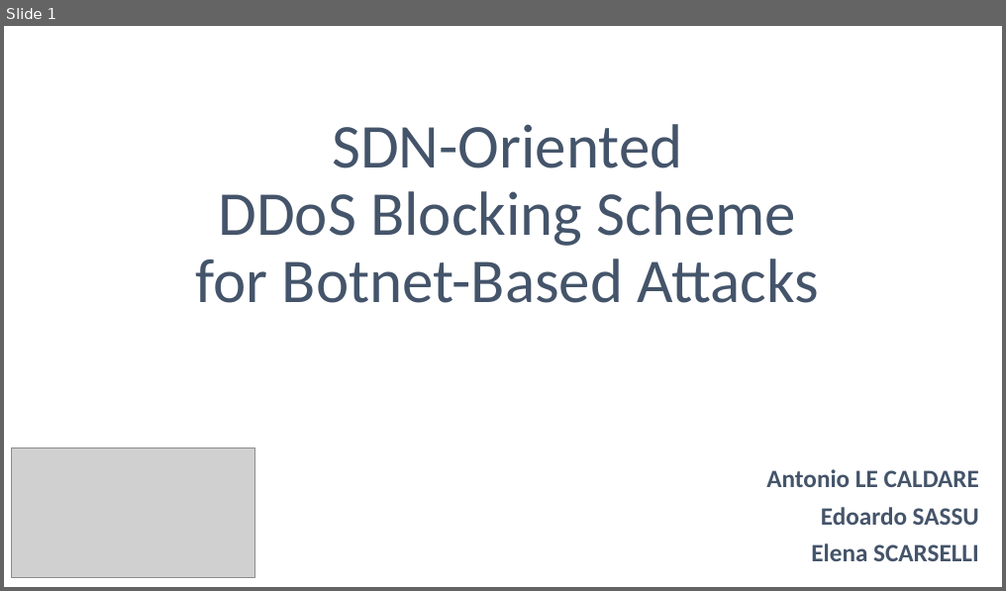
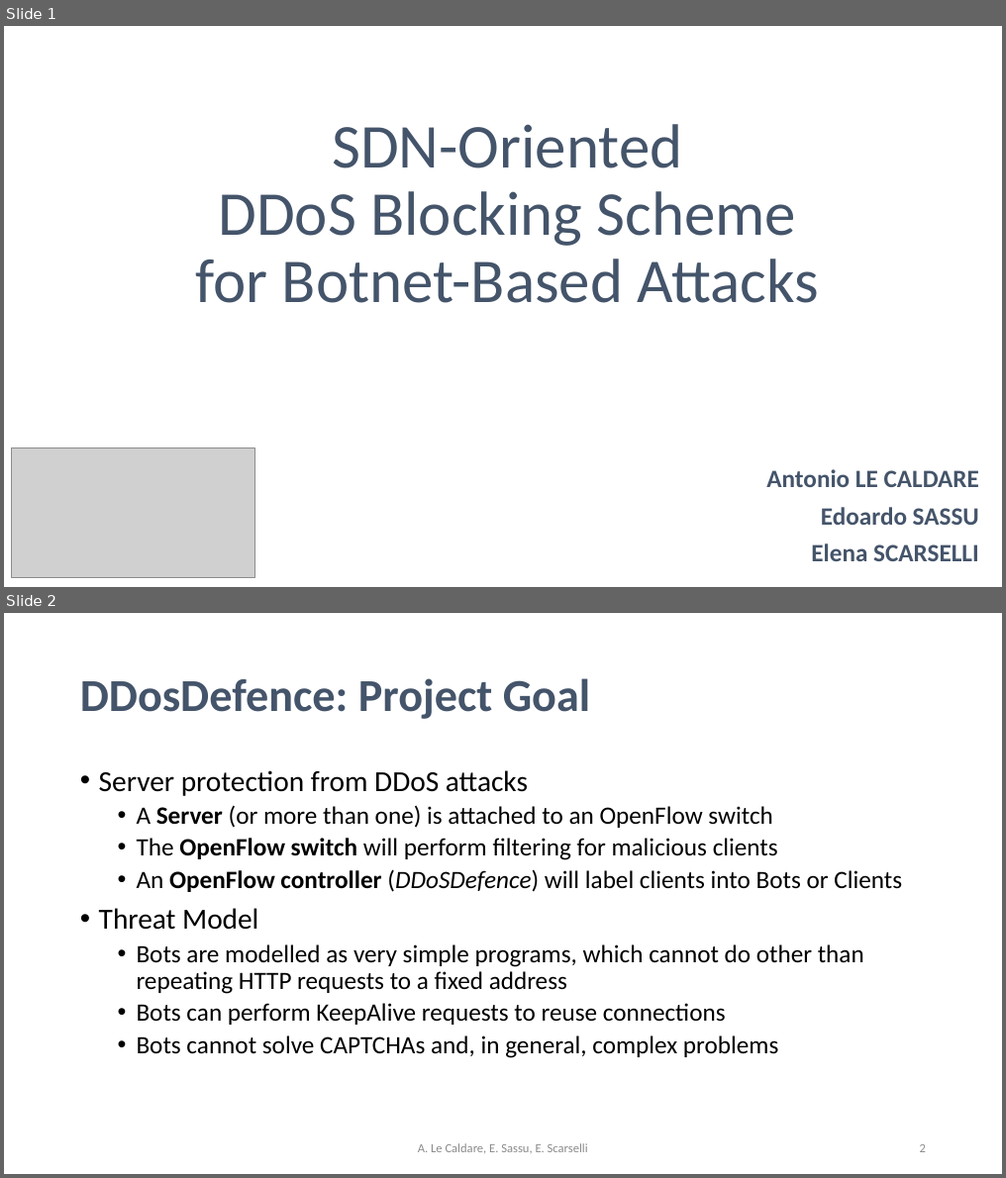
Before and after one commit to psoftware/ddosdefence-floodlight-controller, a slide deck: Docs/DDoSDefence.pptx. Shown one above the other, each under a label of ours: slide 1 before the commit, slides 1 and 2 after it. The pictures are 1006x591 and 1006x1178 pixels, drawn with LibreOffice and Linux fonts; fonts in the diff are those of the drawing; grey boxes stand for pictures. Boxes give left, top, right and bottom in pixels: in the first picture for what was removed or moved away, otherwise in the second. Text is boxed around its words. In the diff, an @@ line names an element or a change of style, - is before the commit and + after.

Commit message:
pptx: reworked all slides, added new images for server-controller interactions and bot and clients http request behaviors

```diff
--- a/Docs/DDoSDefence.pptx
+++ b/Docs/DDoSDefence.pptx
@@ slide 2 added at box(4, 613, 1002, 1174), background #FFFFFF @@
@@ title added at box(80, 678, 590, 719), 44 pt, text #44546A, bold @@
+DDosDefence: Project Goal
@@ text added at box(99, 770, 902, 1059), 24 pt, text #000000 @@
+• Server protection from DDoS attacks
+  • A Server (or more than one) is attached to an OpenFlow switch
+  • The OpenFlow switch will perform filtering for malicious clients
+  • An OpenFlow controller (DDoSDefence) will label clients into Bots or Clients
+• Threat Model
+  • Bots are modelled as very simple programs, which cannot do other than repeating HTTP requests to a fixed address
+  • Bots can perform KeepAlive requests to reuse connections
+  • Bots cannot solve CAPTCHAs and, in general, complex problems
@@ text added at box(418, 1144, 588, 1154), 12 pt, text #8C8C8C @@
+A. Le Caldare, E. Sassu, E. Scarselli
@@ page number added at box(920, 1145, 926, 1153), 12 pt, text #8C8C8C @@
+2
```
Also in this commit, not shown: 11 slides changed, 2 other slides added, 3 slides removed, 2 other files.
